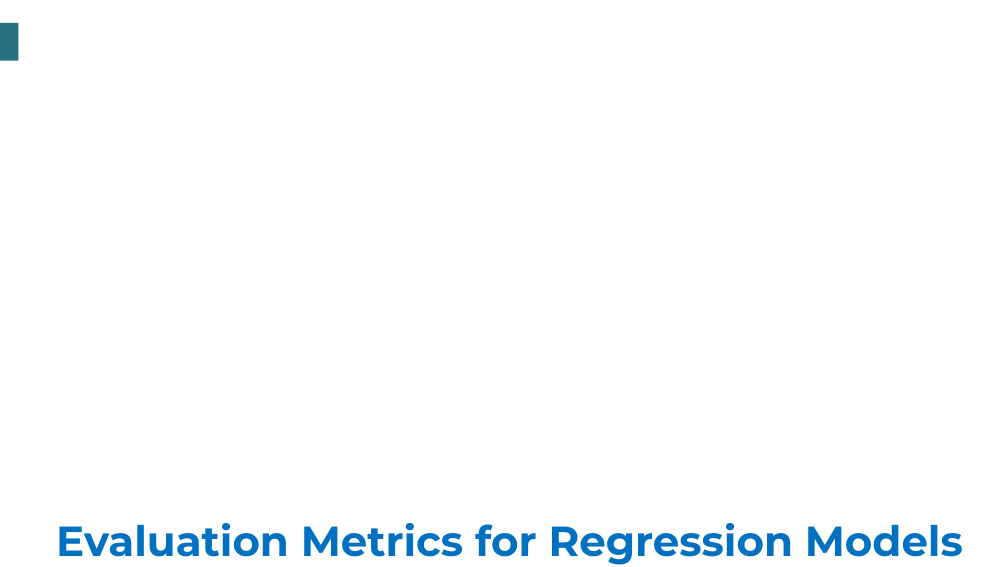
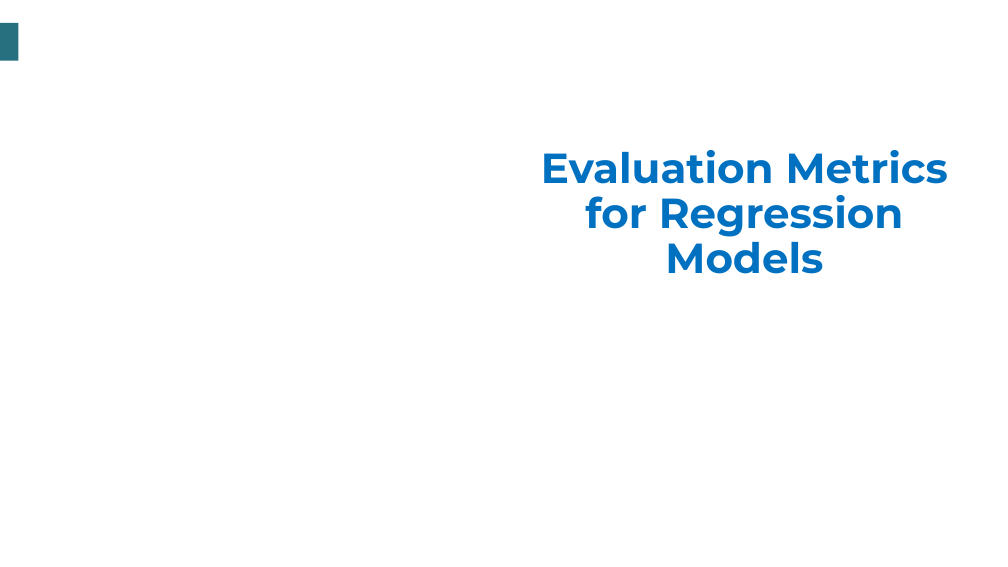
Before and after one commit to tauniversity/TAU-Data-Science-Training, a slide deck: slide 2 of Data Science resources/Introduction to Machine Learning/Slides/Slide Unit 2/4. Evaluation Metrics for Regression Models.pptx. Drawn at 1008x567 pixels with LibreOffice and Linux fonts; fonts in the diff are those of the drawing; background and template pictures are left out. Boxes give left, top, right and bottom in pixels: in the first picture for what was removed or moved away, otherwise in the second. Text is boxed around its words. In the diff, an @@ line names an element or a change of style, - is before the commit and + after.

Commit message:
Slide Unit 2: Regression model evaluation metrics (completed)

```diff
--- a/Data Science resources/Introduction to Machine Learning/Slides/Slide Unit 2/4. Evaluation Metrics for Regression Models.pptx
+++ b/Data Science resources/Introduction to Machine Learning/Slides/Slide Unit 2/4. Evaluation Metrics for Regression Models.pptx
@@ title "Evaluation Metrics for Regression Models" rewrapped from [56,523,963,565] to [541,150,948,274] @@
```
Also in this commit, not shown: 1 other slide changed.
